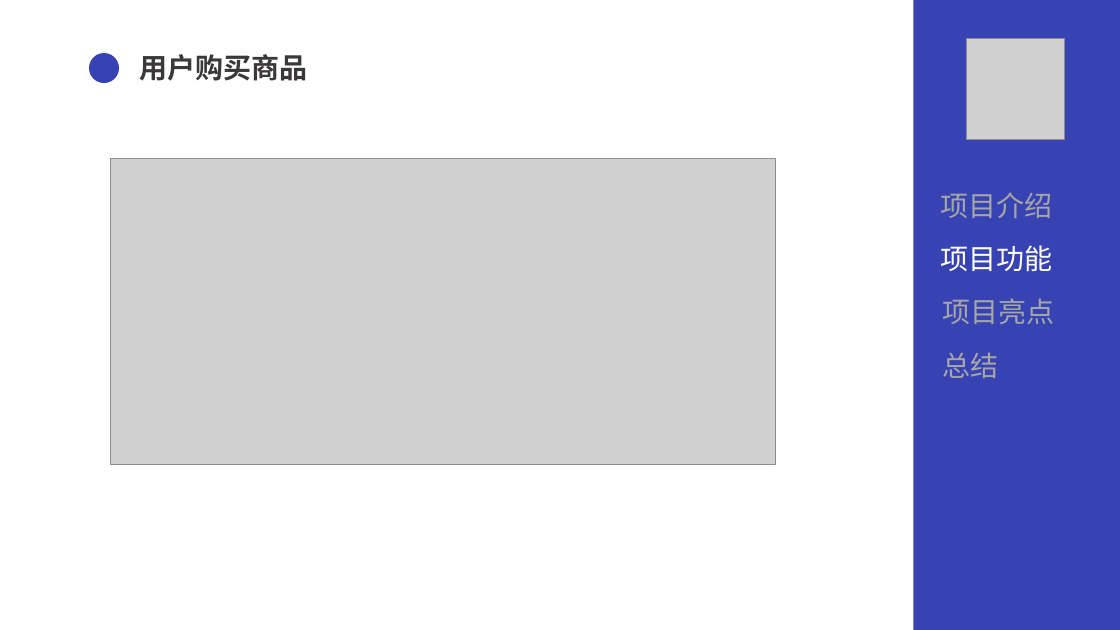
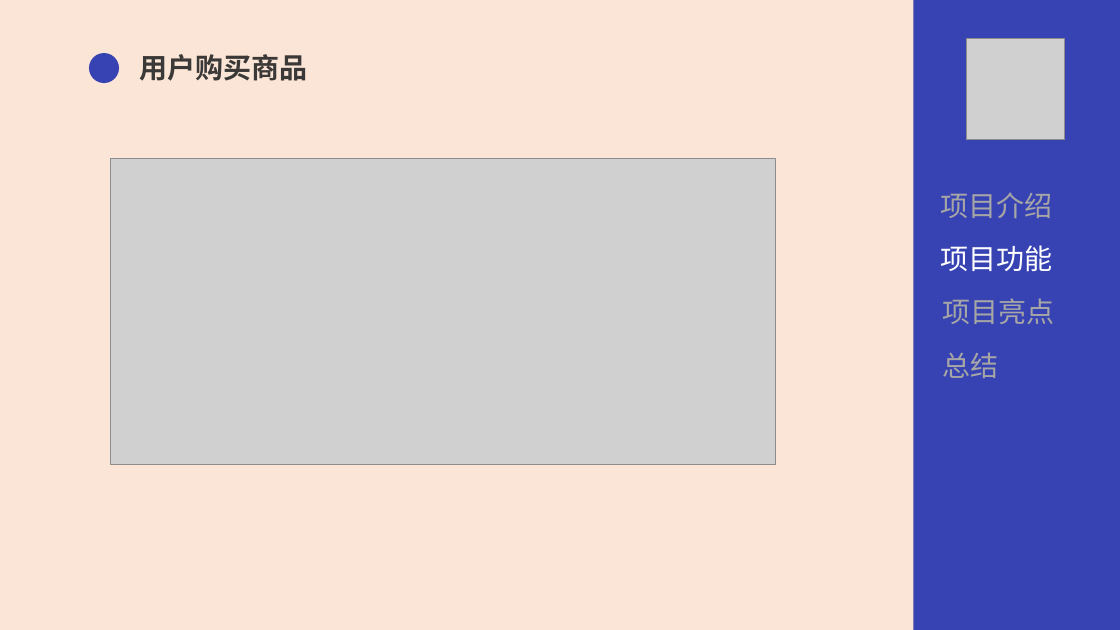
Before and after one commit to sunsetsouol/qg, a slide deck: slide 8 of ShoppingManagement/QG汇报尹俊标.pptx. Drawn at 1120x630 pixels with LibreOffice and Linux fonts; fonts in the diff are those of the drawing; grey boxes stand for pictures. Boxes give left, top, right and bottom in pixels: in the first picture for what was removed or moved away, otherwise in the second. Text is boxed around its words. In the diff, an @@ line names an element or a change of style, - is before the commit and + after.

```diff
--- a/ShoppingManagement/QG汇报尹俊标.pptx
+++ b/ShoppingManagement/QG汇报尹俊标.pptx
@@ background #FFFFFF to #FBE5D6 @@
```
Also in this commit, not shown: 13 other slides changed, 1 slide added, 5 other files.
